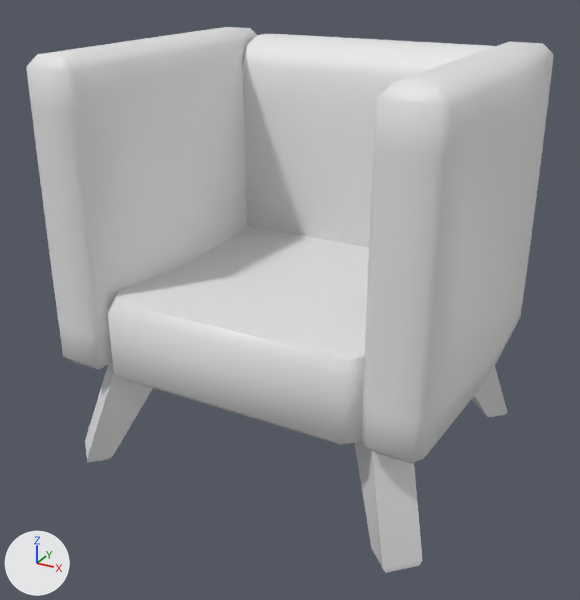
What one commit did to the FBX model Assets/Models/chair_single.fbx.
Before and after are seen from a 50 mm lens placed at (-1.167, -1.519, 1.104), pointed at (-1.976, -0.047, 0.368). Arrows for +X, +Y and +Z are at lower left; the lights stay in place. Where no turn or scale is listed for an object, it has been applied to the vertices.

In view in the first picture: 'cs_child'.
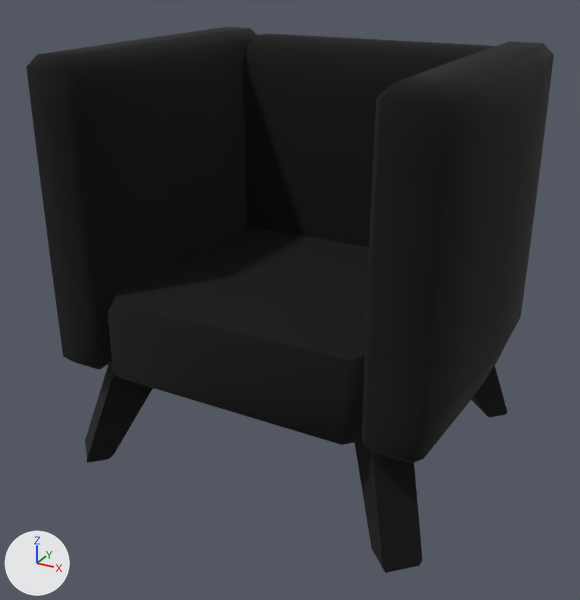
The newer file is also turned or shifted as a whole; pictures and numbers use the older file's frame.

The change, as a diff of the scene's bpy script:
```diff
--- a/Assets/Models/chair_single.fbx.py
+++ b/Assets/Models/chair_single.fbx.py
@@ img_text_colours_png @@
+img_text_colours_png = load_image('text_colours.png', '../Textures/text_colours.png', 2048, 2048, 'sRGB')
@@ mat_atlas_color @@
+mat_atlas_color = principled_material('Atlas_Color')
+mat_atlas_color.texture = img_text_colours_png
+mat_atlas_color.roughness = 1.0
@@ me_cube_010 @@
 me_cube_010.from_pydata(...)  # 366 vertices, 339 faces; spans x -0.478..0.471, y -0.371..0.371, z -0.003..0.913
-me_cube_010.materials.append(mat_material)  # white #e7e7e7
+me_cube_010.materials.append(mat_atlas_color)  # picture img_text_colours_png
```

Boxes (x1, y1, x2, y2) around the edits, measured in the pictures (580 x 600 px):
'cs_child', recoloured (grey to black): (26, 27, 554, 573) in both
